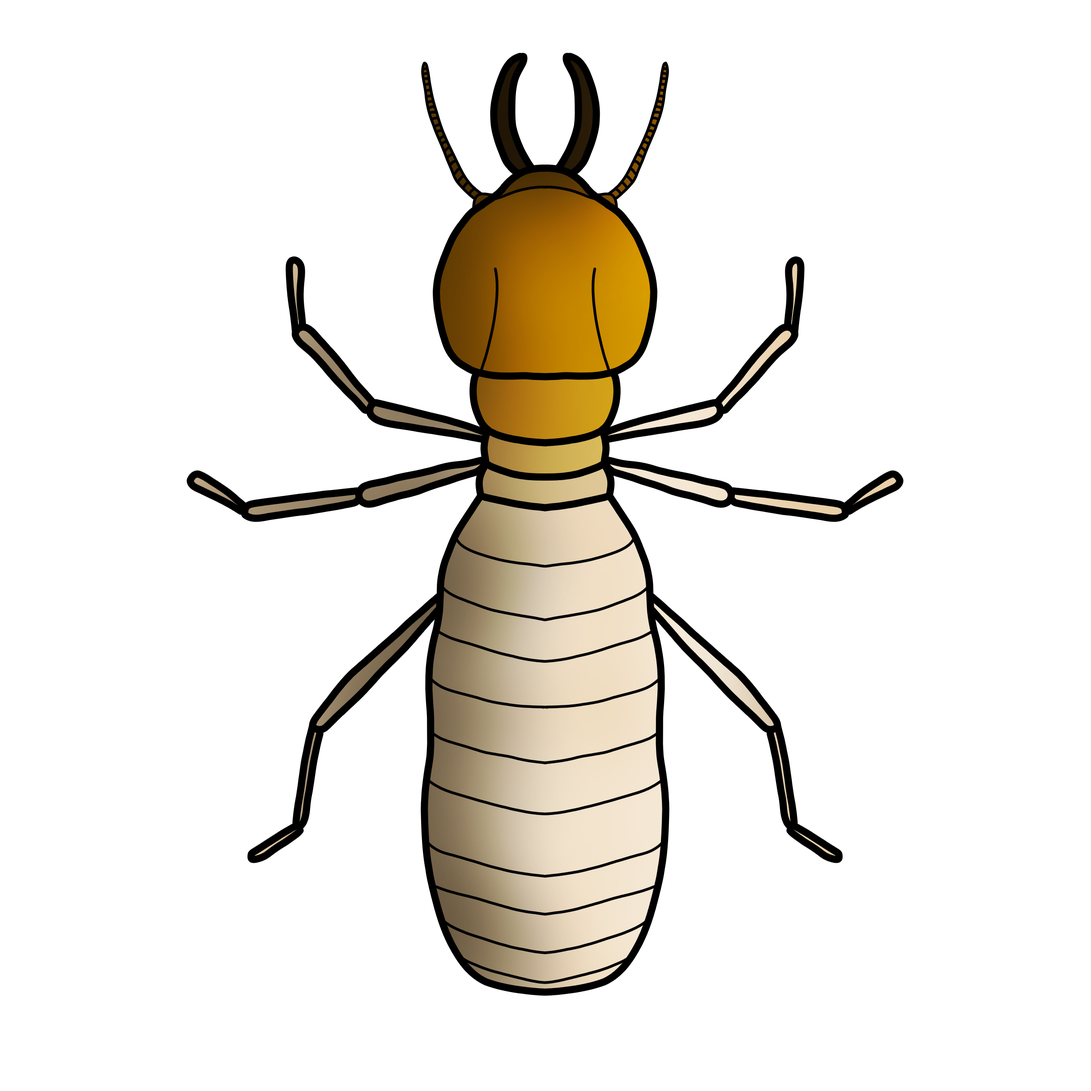
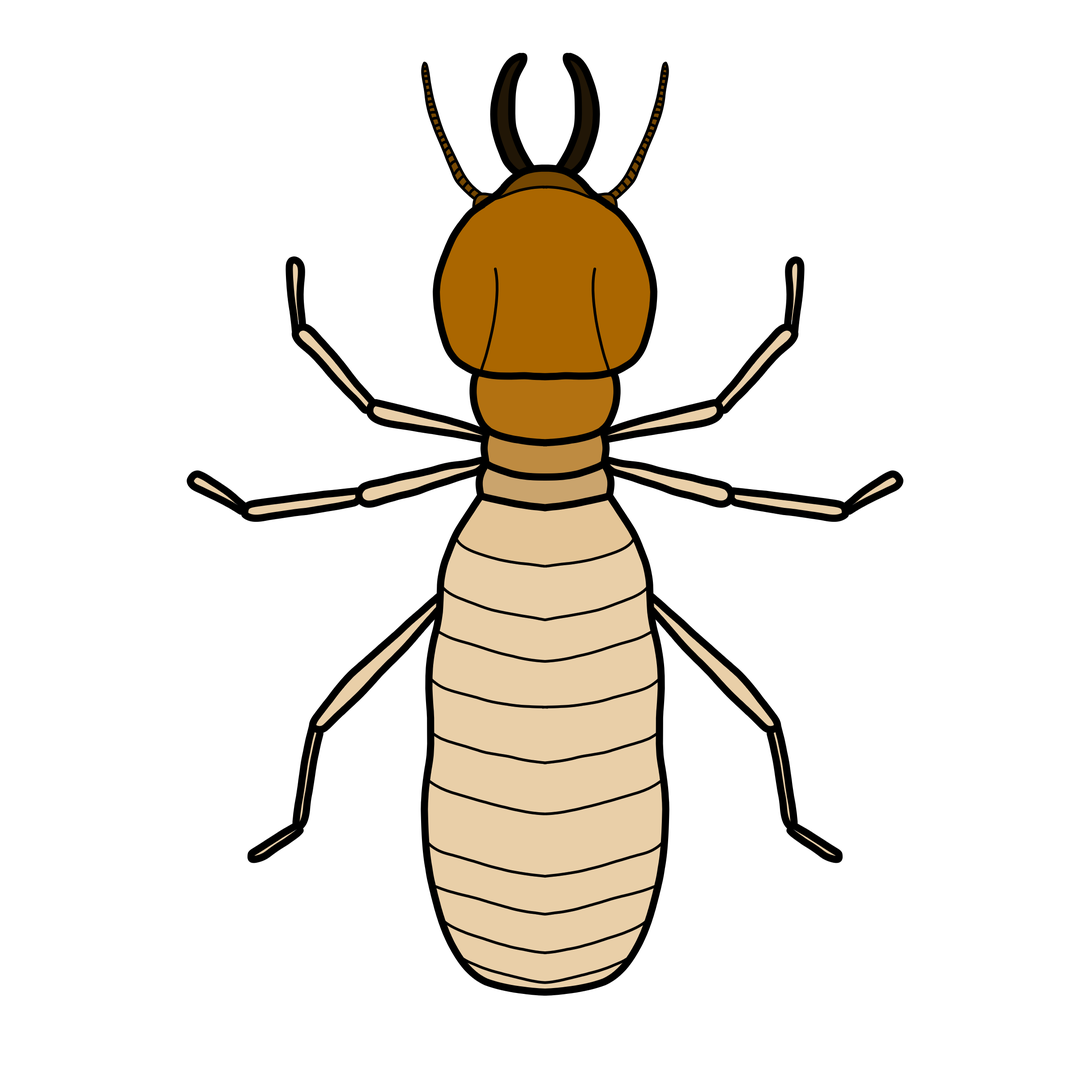
Two versions of the same layered image (w=1091, h=1091). Layer-by-layer changes:
painted on "Line art" over box(193, 64, 804, 989)
hid "Highlight", painted on it over box(403, 64, 804, 989)
hid "Shadow", painted on it over box(193, 64, 804, 989)
painted on "Color" over box(193, 64, 804, 989)
